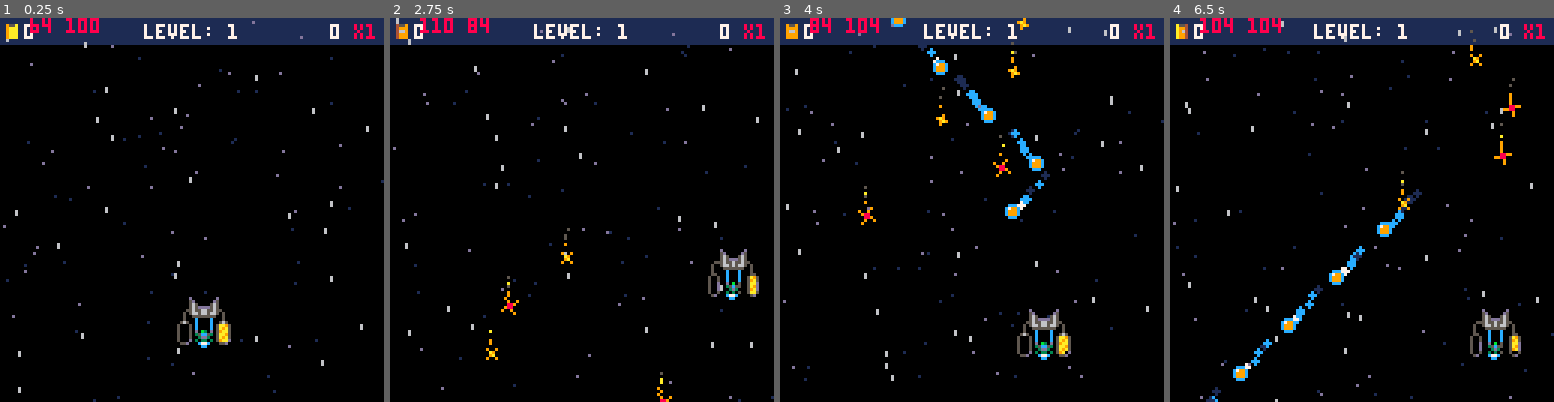
Above: before the commit, frames 1-4 (left to right).
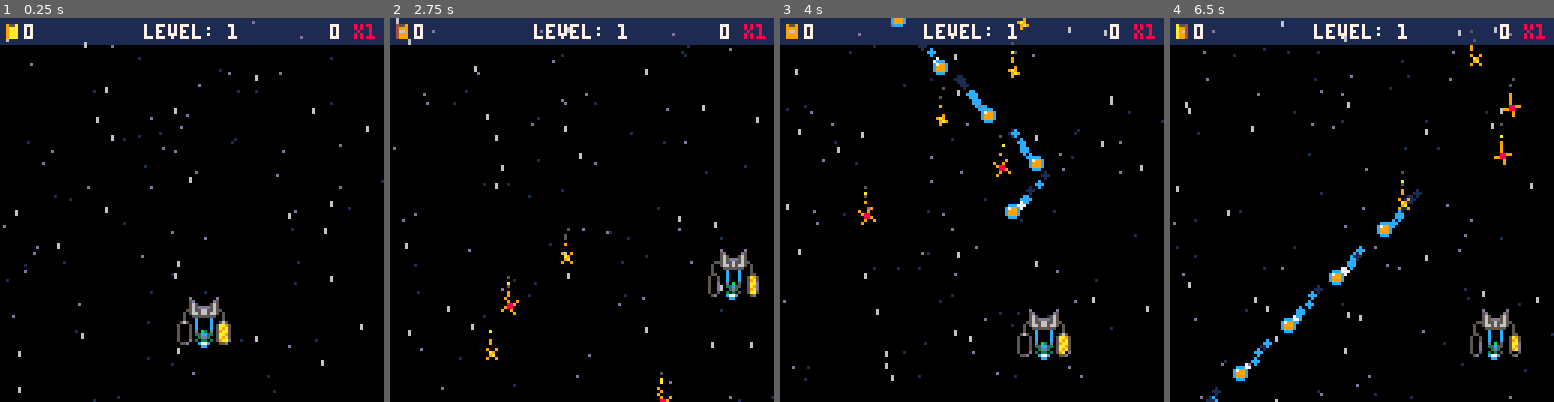
Above: after the commit, the same moments.

Repository: jacobneal65/drop-p8
Game: PICO-8 cartridge drop.p8
Two runs of this game, one before a commit and one after it. Both use one fixed random seed, a clock stepped at 60 frames per second and the inputs below.
Inputs:
- Up to frame 1 (0.25 s): no input
- Up to frame 2 (2.75 s): hold Right 1.6-2.1 s; hold Up 2.15-2.42 s; hold Right from 2.47 s (still down)
- Up to frame 3 (4 s): release Right at 3.03 s; hold Left 3.08-3.58 s; hold Down 3.63-3.97 s
- Up to frame 4 (6.5 s): hold Right 4.02-4.68 s; hold Up 4.73-5.03 s; hold Left 5.08-5.68 s; hold Down 5.73-6.03 s; hold Right from 6.08 s (still down)

The runs differ from the first frame. In frame 1, 0.3% of the frame differs, in the area x 7-26%, y 0-4%; in frame 2, 0.3%; in frame 3, 0.3%; in frame 4, 0.4%, in the area x 7-29%, y 0-4%.

Commit message:
small changes

Diff:
--- a/drop.p8
+++ b/drop.p8
@@ -2,8 +2,7 @@
 version 42
 __lua__
 --main
---comet collection
---sun chaser
+--jupiter collection
 --by olivander65
 function _init()
 	music(1)
@@ -166,7 +165,6 @@
 end
 
 function drw_player()
-debug[1]=p_x.." "..p_y
 	--red tank insides
  tank=flr(min(fuel,100)/100*24)
  ty=0
@@ -596,6 +594,7 @@
 function init_eol()
 	eol_t=0
 	s_tmr=0
+	rf_tmr=0
 	m_off=80
 	mv_plyr=true
 	fruitlet={}
@@ -604,7 +603,7 @@
 	fr_spr,fl_spr=36,52
 	ip_x=p_x
 	ip_y=p_y
-
+	e_state=0
 	_upd=upd_eol
 	_drw=drw_eol
 end
@@ -612,6 +611,9 @@
 function upd_eol()
 	--lerp the player to middle
 	m_off=max(0,m_off-1)
+	if m_off == 0 and e_state==0 then
+		e_state=1
+	end
 	if mv_plyr then
 		p_lerp()
 	else
@@ -651,18 +653,32 @@
 end
 
 function draw_mothership()
+	--draw_refuelrs()
 	spr(64,37,48+m_off,6,10)
 	fire(48,120+m_off,0,0.5,6,6,f3c)
 	fire(75,120+m_off,0,0.5,6,6,f3c)
-	draw_refuelrs()
 end
 
 function draw_refuelrs()
-	spr(40,35,88+m_off)--lship
-	spr(19,29,90+m_off)--lcase
-
-	spr(40,80,88+m_off,1,1,true)
-	spr(19,86,90+m_off,1,1,true)
+	--move this to update
+	lx,ly,rx,ry=35,88,80,88
+	if e_state==1 then--launch
+		rf_tmr=min(rf_tmr+0.01,1)
+		local _t=easeoutquad(rf_tmr)
+		lx,ly=qbc(_t,35,88,0,64,45,31)
+		rx,ry=qbc(_t,80,88,112,64,67,31)
+		if _t==1 then
+			e_state=2
+		end
+	end
+	if e_state==2 then
+		--transfer fuel
+	end
+
+	spr(40,lx,ly+m_off)--lship
+	spr(19,lx-6,ly+2+m_off)--lcase
+	spr(40,rx,ry+m_off,1,1,true)
+	spr(19,rx+6,ry+2+m_off,1,1,true)
 end
 
 --warp to next area
@@ -941,6 +957,10 @@
 	return 1-2^(-10*t)*cos(2*t)
 end
 
+function easeoutquad(t)
+	t-=1
+	return 1-t*t
+end
 
 __gfx__
 0000000000000000000000000c0000c00c000c000007700000c77c000007700000c77c0007007070070707000000000000000000000000000000000000000000
@@ -962,11 +982,11 @@
 00000000000000000000000000000000000000000000000000022000000220000000000000000000000000000000000000000000000000000000000000000000
 00000000000000000000000000000000000000000000000000288200002882000000000000000000000000000000000000000900009000000009000000009000
 00000000000000000000000000000000000000000000000000288200002882000000000000000000000044444444000009009000000900900009000000090000
-00000000000000000000000000000000000000000000000002e88e2000288e2000200000000000000444555cc155444000988000000889000008899009088900
-00000c3000000350000005500000055000000550000000002e87c8e2027c88200282000000000000455566c7dc16555400088900009880000998800000988090
-000050000000c000000030000000500000005000000000002881188202118820d8c8250000000000466666cddc16666400090090090090000000900000009000
-00005000000050000000c00000003000000050000000000002855820025582202818250000000000466666666666666400900000000009000000900000090000
-0000500000005000000050000000c000000050000000000000299200002992000222000000000000544466666666444500000000000000000000000000000000
+00000000000000000000000000000000000000000000000002e88e2000288e2000300000000000000444555cc155444000988000000889000008899009088900
+00000c3000000350000005500000055000000550000000002e87c8e2027c882003d3000000000000455566c7dc16555400088900009880000998800000988090
+000050000000c0000000300000005000000050000000000028811882021188203dcd350000000000466666cddc16666400090090090090000000900000009000
+00005000000050000000c00000003000000050000000000002855820025582203d1d350000000000466666666666666400900000000009000000900000090000
+0000500000005000000050000000c000000050000000000000299200002992000333000000000000544466666666444500000000000000000000000000000000
 0000000000000000000000000000000000000000000000000d0000d00d000d000000000000000000055544444444555000000000000000000000000000000000
 00000000000000000000000000000000000000000000000005600650056065000000000000000000061055555555006100000000000000000000000000000000
 00000000000000000000000000000000000000000000000006566560055657000000000000000000061000000000006100000000000000000000000000000000
